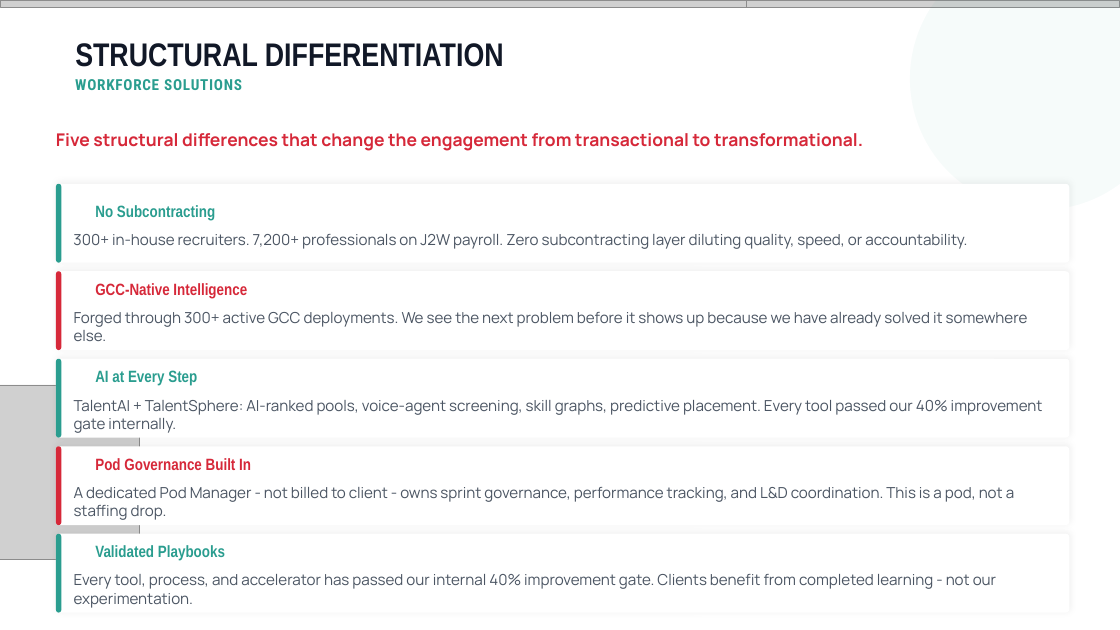
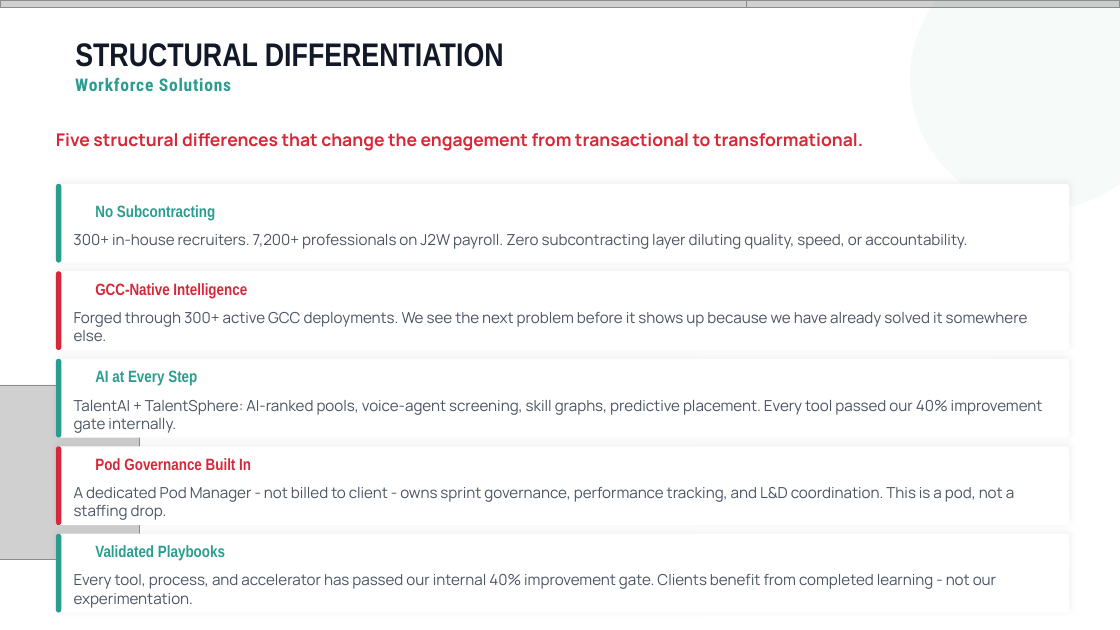
Before and after one commit to athu07/Deck-Engine, a slide deck: slide 16 of data/decks/WORKING_COPY_Master_Deck.pptx (slide 12 before the commit). Drawn at 1120x630 pixels with LibreOffice and Linux fonts; fonts in the diff are those of the drawing; grey boxes stand for pictures; background and template pictures are left out. Boxes give left, top, right and bottom in pixels: in the first picture for what was removed or moved away, otherwise in the second. Text is boxed around its words. In the diff, an @@ line names an element or a change of style, - is before the commit and + after.

```diff
--- a/data/decks/WORKING_COPY_Master_Deck.pptx
+++ b/data/decks/WORKING_COPY_Master_Deck.pptx
@@ text at bbox=[75, 77, 231, 91]: text changed; size 13 to 15 pt @@
-WORKFORCE SOLUTIONS
+Workforce Solutions
```
Also in this commit, not shown: 13 other slides changed, 17 slides added, 116 slides removed, 30 other files.
